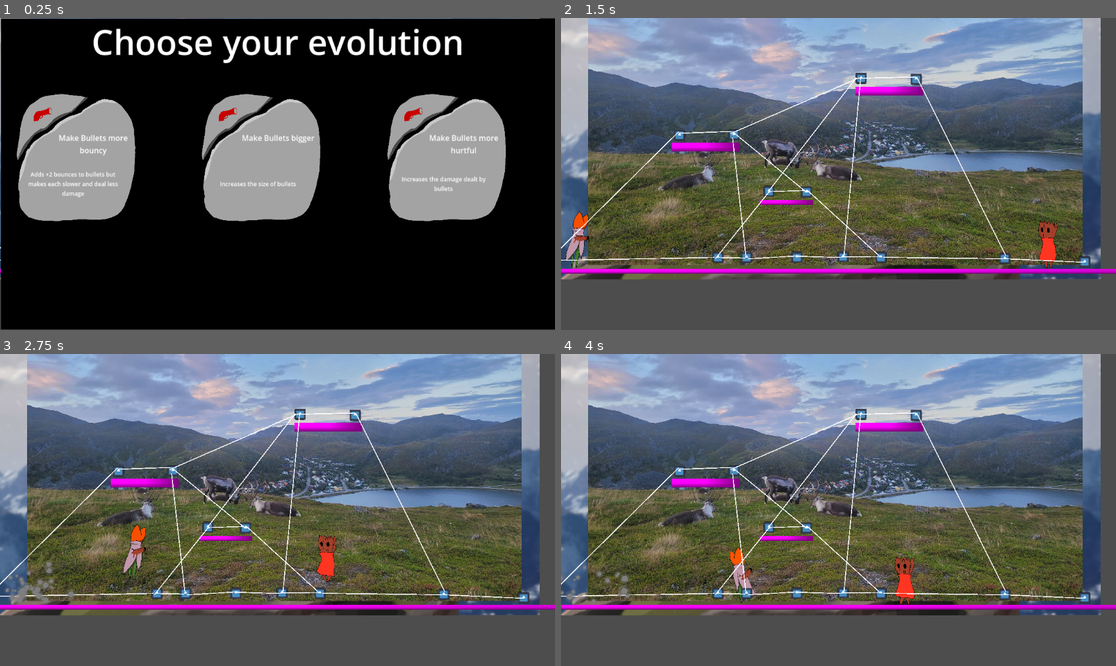
Above: before the commit, frames 1-4 (two rows, left to right).
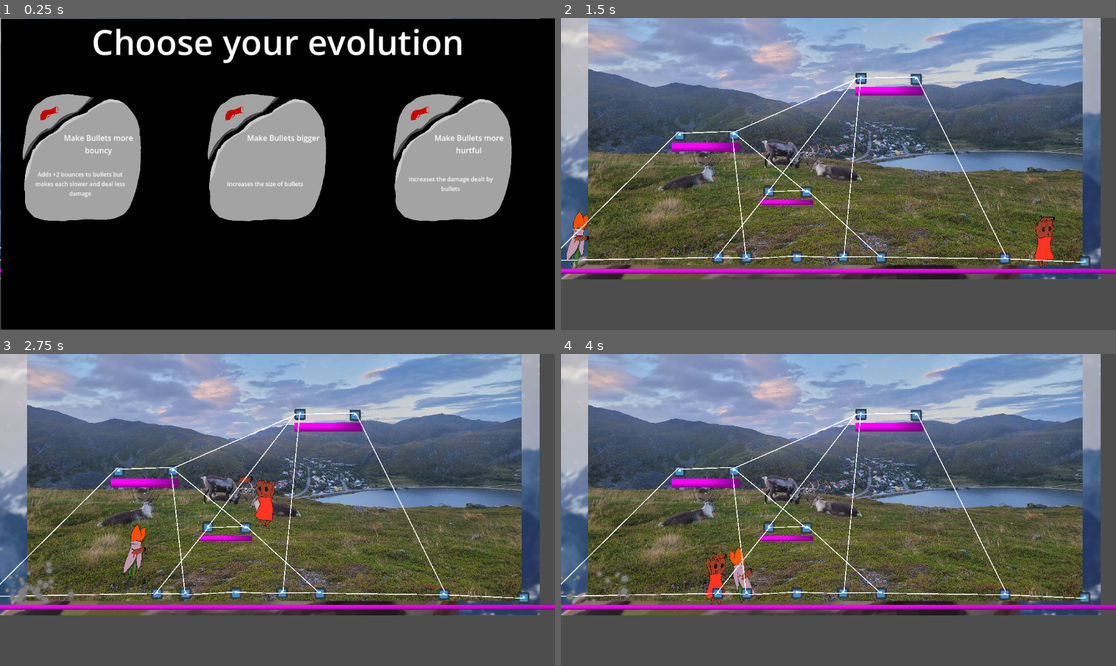
Above: after the commit, the same moments.

Repository: Q1-Studios/TreeVolution
Game: Godot game, scene res://src/scenes/map.tscn
Same seed, same stepped clock (60 frames per second), same inputs: the game is played once before the commit and once after it. The engine's default icon, where the game draws it, is replaced by a stand-in: a white triangle on a blue panel in a dark square.
Inputs (mouse positions are in pixels of both pictures, inside the frame that each line leads up to):
- Up to frame 1 (0.25 s): no input
- Up to frame 2 (1.5 s): click (655, 183) at 0.5 s; click "Confirm" at 1.25 s
- Up to frame 3 (2.75 s): move the mouse to (399, 494) at 2.02 s; hold D (moveRight) from 2.03 s (still down); right-click (399, 494) at 2.1 s; tap Up (jump) at 2.27 s
- Up to frame 4 (4 s): move the mouse to (727, 525) at 2.77 s; click (727, 525) at 2.85 s; tap Up (jump) at 3.02 s; move the mouse to (894, 441) at 3.52 s; release D (moveRight) at 3.53 s; hold A (moveLeft) from 3.53 s (still down); right-click (894, 441) at 3.6 s

The runs differ from the first frame. In frame 1, 5.9% of the frame differs, in the area x 0-93%, y 24-77%; in frame 2, 0.4%; in frame 3, 0.8%; in frame 4, 0.8%.

Commit message:
Added game controller who controls the game. Also now game is reset if enemy dies and he chooses a new evolution to take bloody revenge on you and your family.

Diff:
--- a/src/scenes/enemy.tscn
+++ b/src/scenes/enemy.tscn
@@ -2,6 +2,7 @@
 
 [ext_resource type="Script" uid="uid://cm0df5lawbi2b" path="res://src/scripts/enemy.gd" id="1_k24wl"]
 [ext_resource type="Texture2D" uid="uid://biphx5mw4jf3l" path="res://src/assets/2D/Player/frame0001.png" id="1_vp4d7"]
+[ext_resource type="PackedScene" uid="uid://yjcon4nkrc51" path="res://src/scenes/gun.tscn" id="3_t8r1r"]
 [ext_resource type="Script" uid="uid://cbush3ilkxncm" path="res://src/scripts/enemyMovement.gd" id="3_x0mr8"]
 [ext_resource type="Texture2D" uid="uid://cmtvoxr424xcr" path="res://src/assets/2D/enemy_idle1.png" id="4_0jpkj"]
 [ext_resource type="Texture2D" uid="uid://bnodyrak4squj" path="res://src/assets/2D/enemy_idle2.png" id="5_t8r1r"]
@@ -95,23 +96,15 @@
 "speed": 5.0
 }]
 
-[node name="Enemy" type="CharacterBody2D" unique_id=699392529 node_paths=PackedStringArray("movement_controller", "animation_player")]
+[node name="Enemy" type="CharacterBody2D" unique_id=699392529]
 scale = Vector2(0.385, 0.385)
 collision_layer = 16
 collision_mask = 17
 script = ExtResource("1_k24wl")
-movement_controller = NodePath("MovementController")
-animation_player = NodePath("AnimationPlayer")
 
 [node name="CollisionShape2D" type="CollisionShape2D" parent="." unique_id=624332015]
 position = Vector2(47, 3)
 shape = SubResource("CapsuleShape2D_k24wl")
-
-[node name="Sprite2D" type="Sprite2D" parent="." unique_id=483896026]
-visible = false
-position = Vector2(-314, 87)
-texture = ExtResource("1_vp4d7")
-flip_h = true
 
 [node name="Bullet_Detection" type="Area2D" parent="." unique_id=575113254]
 collision_mask = 2
@@ -126,6 +119,17 @@
 [node name="MovementController" type="Node2D" parent="." unique_id=450551184]
 script = ExtResource("3_x0mr8")
 
+[node name="Gun" parent="." unique_id=399179884 instance=ExtResource("3_t8r1r")]
+position = Vector2(163.63637, -727.27264)
+scale = Vector2(0.9999999, 0.9999999)
+
+[node name="Sprite2D" type="Sprite2D" parent="." unique_id=483896026]
+visible = false
+position = Vector2(-314, 87)
+scale = Vector2(0.99999994, 0.99999994)
+texture = ExtResource("1_vp4d7")
+flip_h = true
+
 [node name="AnimatedSprite2D" type="AnimatedSprite2D" parent="." unique_id=1066894353]
 position = Vector2(410.38962, 101.2987)
 sprite_frames = SubResource("SpriteFrames_oj8xh")
--- a/src/scenes/evolutionBox.tscn
+++ b/src/scenes/evolutionBox.tscn
@@ -39,6 +39,70 @@
 toggle_mode = true
 script = ExtResource("1_7ntl0")
 
+[node name="Fixet" type="Control" parent="." unique_id=795924130]
+show_behind_parent = true
+layout_mode = 1
+anchor_right = 0.95600003
+anchor_bottom = 0.96800005
+offset_top = -1.0
+offset_right = 0.11291504
+offset_bottom = 0.015991211
+mouse_filter = 1
+
+[node name="TextureRect" type="TextureRect" parent="Fixet" unique_id=571744747]
+layout_mode = 1
+anchors_preset = -1
+anchor_right = 1.0430001
+anchor_bottom = 1.059
+offset_left = 14.0
+offset_top = -2.9676514
+offset_right = 758.3582
+offset_bottom = 758.42957
+scale = Vector2(0.3, 0.3)
+size_flags_vertical = 4
+texture = ExtResource("2_7ntl0")
+expand_mode = 5
+stretch_mode = 2
+
+[node name="Icon" type="TextureRect" parent="Fixet" unique_id=1365203076]
+layout_mode = 1
+anchors_preset = -1
+anchor_left = 0.012
+anchor_right = 0.012
+offset_left = 13.847998
+offset_top = -19.0
+offset_right = 135.848
+offset_bottom = 103.0
+scale = Vector2(1.5, 1.5)
+size_flags_vertical = 0
+texture = ExtResource("3_8frw0")
+expand_mode = 5
+
+[node name="Title" type="Label" parent="Fixet" unique_id=526347983]
+layout_mode = 1
+anchors_preset = -1
+offset_left = 124.0
+offset_top = 93.0
+offset_right = 285.328
+offset_bottom = 120.0
+size_flags_vertical = 1
+theme_override_font_sizes/font_size = 16
+text = "Gruber"
+horizontal_alignment = 1
+autowrap_mode = 3
+
+[node name="Description" type="Label" parent="Fixet" unique_id=1777586226]
+layout_mode = 0
+offset_left = 69.0
+offset_top = 148.0
+offset_right = 264.0
+offset_bottom = 255.0
+theme_override_font_sizes/font_size = 12
+text = "Test test Test"
+horizontal_alignment = 1
+vertical_alignment = 1
+autowrap_mode = 3
+
 [node name="Broken" type="Control" parent="." unique_id=1702135868]
 visible = false
 show_behind_parent = true
@@ -54,8 +118,8 @@
 [node name="TextureRect2" type="TextureRect" parent="Broken" unique_id=241307912]
 layout_mode = 1
 anchors_preset = -1
-offset_left = 6.3759995
-offset_right = 1089.7092
+offset_left = 15.376
+offset_right = 1098.7092
 offset_bottom = 1083.3333
 scale = Vector2(0.3, 0.3)
 size_flags_vertical = 4
@@ -81,10 +145,10 @@
 anchors_preset = -1
 anchor_left = 0.012
 anchor_right = 0.012
-offset_left = -43.912
-offset_top = -1.0
-offset_right = 78.088
-offset_bottom = 121.0
+offset_left = -35.912
+offset_top = -2.0
+offset_right = 86.088
+offset_bottom = 120.0
 scale = Vector2(1.5, 1.5)
 size_flags_vertical = 0
 texture = ExtResource("3_8frw0")
@@ -94,9 +158,9 @@
 layout_mode = 1
 anchors_preset = -1
 offset_left = 134.0
-offset_top = 93.0
+offset_top = 101.0
 offset_right = 279.0
-offset_bottom = 120.0
+offset_bottom = 128.0
 size_flags_vertical = 1
 theme_override_font_sizes/font_size = 16
 text = "Gruber"
@@ -115,66 +179,4 @@
 vertical_alignment = 1
 autowrap_mode = 3
 
-[node name="Fixet" type="Control" parent="." unique_id=795924130]
-show_behind_parent = true
-layout_mode = 1
-anchor_right = 0.95600003
-anchor_bottom = 0.96800005
-offset_top = -1.0
-offset_right = 0.11291504
-offset_bottom = 0.015991211
-mouse_filter = 1
-
-[node name="TextureRect" type="TextureRect" parent="Fixet" unique_id=571744747]
-layout_mode = 1
-anchors_preset = -1
-offset_left = 2.0
-offset_top = -2.9676514
-offset_right = 1085.3333
-offset_bottom = 1080.3656
-scale = Vector2(0.3, 0.3)
-size_flags_vertical = 4
-texture = ExtResource("2_7ntl0")
-expand_mode = 5
-stretch_mode = 2
-
-[node name="Icon" type="TextureRect" parent="Fixet" unique_id=1365203076]
-layout_mode = 1
-anchors_preset = -1
-anchor_left = 0.012
-anchor_right = 0.012
-offset_left = -0.15199995
-offset_top = -17.0
-offset_right = 121.848
-offset_bottom = 105.0
-scale = Vector2(1.5, 1.5)
-size_flags_vertical = 0
-texture = ExtResource("3_8frw0")
-expand_mode = 5
-
-[node name="Title" type="Label" parent="Fixet" unique_id=526347983]
-layout_mode = 1
-anchors_preset = -1
-offset_left = 113.0
-offset_top = 93.0
-offset_right = 274.328
-offset_bottom = 120.0
-size_flags_vertical = 1
-theme_override_font_sizes/font_size = 16
-text = "Gruber"
-horizontal_alignment = 1
-autowrap_mode = 3
-
-[node name="Description" type="Label" parent="Fixet" unique_id=1777586226]
-layout_mode = 0
-offset_left = 54.0
-offset_top = 148.0
-offset_right = 249.0
-offset_bottom = 255.0
-theme_override_font_sizes/font_size = 12
-text = "Test test Test"
-horizontal_alignment = 1
-vertical_alignment = 1
-autowrap_mode = 3
-
 [connection signal="toggled" from="." to="." method="_on_button_toggled"]
--- a/src/scenes/evolution_select.tscn
+++ b/src/scenes/evolution_select.tscn
@@ -69,6 +69,7 @@
 layout_mode = 2
 size_flags_horizontal = 4
 size_flags_vertical = 8
+theme_override_font_sizes/font_size = 32
 text = "Confirm"
 
 [connection signal="button_up" from="VBoxContainer/ConfirmBtn" to="." method="_on_cool_button_button_up"]
--- a/src/scenes/map.tscn
+++ b/src/scenes/map.tscn
@@ -3,7 +3,7 @@
 [ext_resource type="Texture2D" uid="uid://d26055wco2ru" path="res://src/assets/2D/bgart/IMG-20260223-WA0006_0_blur.jpg" id="1_2ckrn"]
 [ext_resource type="PackedScene" uid="uid://ke7q6souawdw" path="res://src/scenes/Player.tscn" id="1_b4rpm"]
 [ext_resource type="Texture2D" uid="uid://c11lwfwwa6gn6" path="res://src/assets/2D/20240906_192505.jpg" id="1_edtax"]
-[ext_resource type="Script" uid="uid://ds3xdeex4tmu5" path="res://src/scripts/map.gd" id="1_h7s7u"]
+[ext_resource type="Script" uid="uid://stgaaeh7ep63" path="res://src/scripts/game_controller.gd" id="1_h7s7u"]
 [ext_resource type="Texture2D" uid="uid://ddde1je58fddi" path="res://src/assets/2D/bgart/paintedover_final_v2_blur.png" id="2_k6avn"]
 [ext_resource type="PackedScene" uid="uid://c8t1dliv5np68" path="res://src/scenes/Pollen.tscn" id="3_3tm0b"]
 [ext_resource type="Script" uid="uid://dqu5cy7br5u0v" path="res://src/scripts/graph.gd" id="4_ahmr2"]
@@ -58,10 +58,13 @@
 [node name="Player" parent="." unique_id=1140108763 groups=["Polen"] instance=ExtResource("1_b4rpm")]
 position = Vector2(-2976.9998, 727)
 
-[node name="Enemy" parent="." unique_id=699392529 instance=ExtResource("5_jcr4r")]
+[node name="Enemy" parent="." unique_id=699392529 node_paths=PackedStringArray("movement_controller", "animation_player", "gun") instance=ExtResource("5_jcr4r")]
 position = Vector2(2395.9998, 827.99994)
-
-[node name="MovementController" parent="Enemy" index="4" unique_id=450551184 node_paths=PackedStringArray("G", "player")]
+movement_controller = NodePath("MovementController")
+animation_player = NodePath("AnimationPlayer")
+gun = NodePath("Gun")
+
+[node name="MovementController" parent="Enemy" index="3" unique_id=450551184 node_paths=PackedStringArray("G", "player")]
 G = NodePath("../../MapHolder/G")
 player = NodePath("../../Player")
 
@@ -276,6 +279,9 @@
 scale = Vector2(0.385, 0.385)
 zoom = Vector2(0.18, 0.18)
 
+[connection signal="die" from="Player" to="." method="_on_player_die"]
+[connection signal="die" from="Enemy" to="." method="_on_enemy_die"]
+[connection signal="evolution_selected" from="EvolutionSelect" to="." method="_on_evolution_selected"]
 [connection signal="evolution_selected" from="EvolutionSelect" to="Player" method="_on_evolution_selected"]
 
 [editable path="Enemy"]
--- a/src/scripts/Character.gd
+++ b/src/scripts/Character.gd
@@ -1,5 +1,7 @@
 class_name Character
 extends CharacterBody2D
+
+signal die(character: Character);
 
 var PLAYER_MAX_HEALTH: float = 100
 var health: float = 10
@@ -34,6 +36,9 @@
 func _process(_delta: float) -> void:
 	pass
 
+func reset() -> void:
+	health = PLAYER_MAX_HEALTH
+
 func create_pollen(temp_pollen: Pollen) -> Pollen:
 	temp_pollen.pollen_heal_amount = pollen_heal_amount
 	temp_pollen.pollen_damage_enemy_amount = pollen_damage_enemy_amount
@@ -55,15 +60,25 @@
 	for pollen in pollen_list:
 		pollen_effect_trigger(pollen)
 
+func take_damage(amount: float) -> void:
+	var new_health: float = max(0.0, health - amount)
+	self.health = new_health
+	if health <= 0:
+		die.emit(self)
+
+func healing(amount) -> void:
+	var new_health = min(PLAYER_MAX_HEALTH, health + amount)
+	health = new_health
+
 func pollen_effect_trigger(pollen: Pollen):
 	if !pollen_effect_can_happen:
 		return
 	pollen_effect_can_happen = false
 	if pollen.owner_call == self:
-		health += pollen.pollen_heal_amount
-		health = min(PLAYER_MAX_HEALTH, health)
+		healing(pollen.pollen_heal_amount)
 	else:
-		health -= pollen_damage_enemy_amount
+		take_damage(pollen.pollen_damage_enemy_amount)
+
 	pollen_effect_cooldown()
 
 func pollen_effect_cooldown():
@@ -110,7 +125,7 @@
 			gun.bullet_velocity += 900
 			pass
 		Evolutions.Evolution.PISTOL_BULLET_DAMAGE:
-			gun.bullet_damage += 2
+			gun.bullet_damage += 5
 			var new_health: float = max(20, PLAYER_MAX_HEALTH - 10)
 			PLAYER_MAX_HEALTH = new_health
 			pass
@@ -128,8 +143,7 @@
 func _on_bullet_detection_body_entered(body: Node2D) -> void:
 	if body.is_in_group("bullets"):
 		var bullet_damage: float = body.damage
-		health -= bullet_damage
-		animation_player.play("damage_taken")
+		take_damage(bullet_damage)
 
 # area parameter -> pollen area
 func _on_pollen_detection_area_entered(area: Area2D) -> void:
--- a/src/scripts/enemy.gd
+++ b/src/scripts/enemy.gd
@@ -12,11 +12,15 @@
 	if !enabled:
 		return
 
-	if health < 0:
-		queue_free()
 	play_animation()
 	pass
 
+func select_random_evolution() -> void:
+	var all_evolutions = Evolutions.Evolution.values()
+	var index: int = randi_range(0, all_evolutions.size() - 1)
+	var evolution: Evolutions.Evolution = all_evolutions[index];
+	print("Enemy chose evolution '%s'" % Evolutions.get_evolution_data(evolution).readable_name)
+	apply_evolution_effects(evolution);
 
 func play_animation() -> void:
 	if velocity.x > 0 && velocity.y == 0:
--- a/src/scripts/evolution_select.gd
+++ b/src/scripts/evolution_select.gd
@@ -37,4 +37,3 @@
 	var evolution: Evolutions.Evolution = evolution_box.get_evolution()
 	print("Selected evolution: " + str(evolution))
 	evolution_selected.emit(evolution)
-	visible = false
--- /dev/null
+++ b/src/scripts/game_controller.gd
@@ -0,0 +1,41 @@
+extends Node
+
+@onready var player: Player = $Player
+@onready var enemy: Enemy = $Enemy
+@onready var evolution_select = $EvolutionSelect
+
+var player_spawn: Vector2
+var enemy_spawn: Vector2
+
+func _ready() -> void:
+	player_spawn = player.global_position
+	enemy_spawn = enemy.global_position
+	evolution_select.display()
+	enemy.set_enabled(false)
+	player.set_enabled(false)
+
+func _process(_delta: float) -> void:
+	pass
+
+func reset_game() -> void:
+	player.reset()
+	enemy.reset()
+	player.global_position = player_spawn
+	enemy.global_position = enemy_spawn
+
+func _on_player_die(_character: Character) -> void:
+	print("Player died")
+	reset_game()
+	evolution_select.display()
+
+
+func _on_enemy_die(_character: Character) -> void:
+	print("Enemy died")
+	enemy.select_random_evolution()
+	reset_game()
+
+func _on_evolution_selected(_evolution: int) -> void:
+	evolution_select.visible = false
+	await get_tree().create_timer(0.1).timeout
+	enemy.set_enabled(true)
+	player.set_enabled(true)
--- a/src/scripts/gun.gd
+++ b/src/scripts/gun.gd
@@ -7,7 +7,7 @@
 @export var attack_cooldown: float = 0.5
 
 @export_group("Bullet Attributes")
-@export var bullet_damage: float = 3
+@export var bullet_damage: float = 15
 @export var bullet_count: int = 1
 @export var bullet_bounces: int = 1
 @export var bullet_size: float = 1
--- a/src/scripts/map.gd
+++ /dev/null
@@ -1,14 +0,0 @@
-extends Node2D
-
-@onready var player: Player = $Player
-@onready var enemy: Enemy = $Enemy
-@onready var evolution_select = $EvolutionSelect
-
-func _ready() -> void:
-	evolution_select.display()
-
-func _process(_delta: float) -> void:
-	var enabled: bool = !evolution_select.visible
-	await get_tree().create_timer(0.1).timeout
-	enemy.set_enabled(enabled)
-	player.set_enabled(enabled)
Not shown, added: src/scripts/game_controller.gd.uid
Not shown, removed: src/scripts/map.gd.uid
